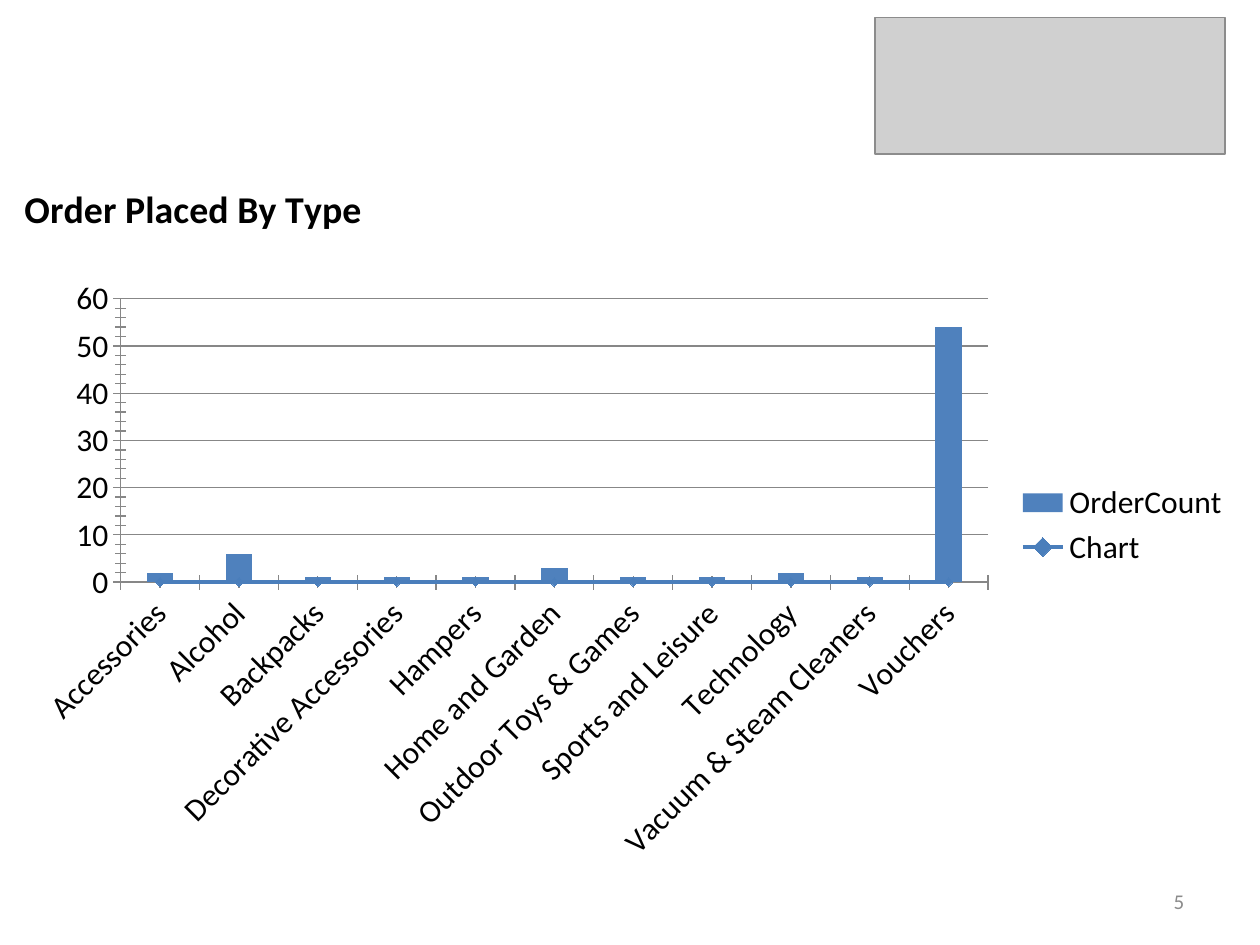
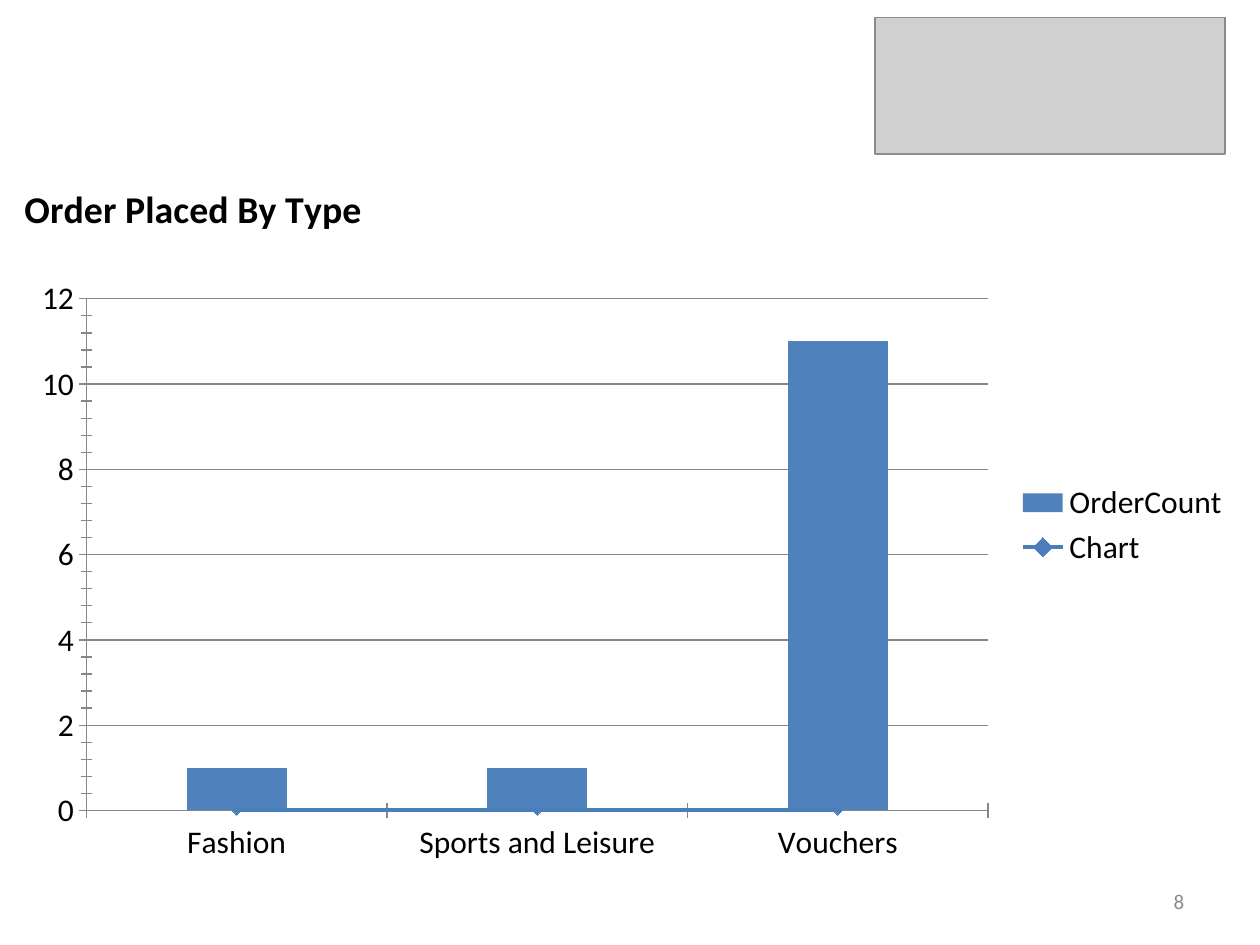
Before and after one commit to avtarsit/Cordoba, a slide deck: slide 8 of CordobaAPI/Files/Monthly Report.pptx (slide 5 before the commit). Drawn at 1260x945 pixels with LibreOffice and Linux fonts; fonts in the diff are those of the drawing; grey boxes stand for pictures. Boxes give left, top, right and bottom in pixels: in the first picture for what was removed or moved away, otherwise in the second. Text is boxed around its words. In the diff, an @@ line names an element or a change of style, - is before the commit and + after.

```diff
--- a/CordobaAPI/Files/Monthly Report.pptx
+++ b/CordobaAPI/Files/Monthly Report.pptx
@@ column chart at (x1=18, y1=175, x2=1242, y2=876) @@
-categories: Accessories, Alcohol, Backpacks, Decorative Accessories, Hampers, Home and Garden, Outdoor Toys & Games, Sports and Leisure, Technology, Vacuum & Steam Cleaners, Vouchers
+categories: Fashion, Sports and Leisure, Vouchers
-OrderCount: 2, 6, 1, 1, 1, 3, 1, 1, 2, 1, 54
+OrderCount: 1, 1, 11
-Chart: -, -, -, -, -, -, -, -, -, -, -
+Chart: -, -, -
@@ page number at (x1=1174, y1=895, x2=1185, y2=909): text changed @@
-5
+8
```
Also in this commit, not shown: 5 other slides changed, 19 other files.
